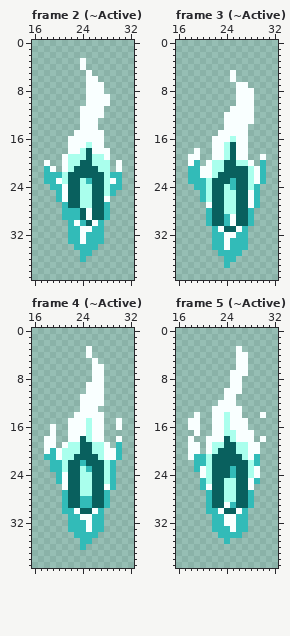
One commit to this pixel-art file: holoVersus/Cards/AsepriteFiles/PeacockFeather.aseprite. That is the earlier state.
50x50 pixels, 23 frames. Shown: frame 2 (~Active): x 16..32, y 0..39; frame 3 (~Active): x 16..32, y 0..39; frame 4 (~Active): x 16..32, y 0..39; frame 5 (~Active): x 16..32, y 0..39. The commit also changed other frames, which this record leaves out.
The same view after the edit:
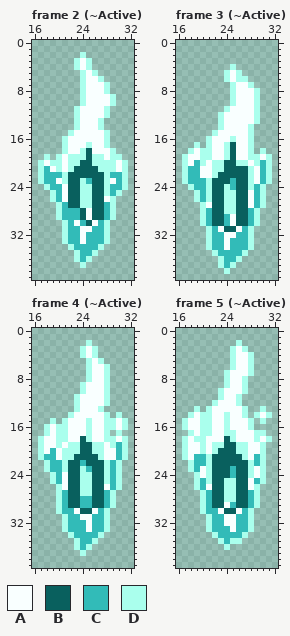
Palette (. is transparent): A #f9ffff  B #09605e  C #32bbb8  D #aaffed
Changes in this commit:
Changed rows in their new state; - is an unchanged pixel.
Frame 2 (~Active), layer "Sprite":
first column x 17:
 2 -------D-------
 3 ------D-D------
 4 ------D-D------
 5 -------D-D-----
 6 -------D--D----
 7 -------D---D---
 8 -------D---D---
 9 -------D----D--
10 -------D----D--
11 ------D----D---
12 ------D----D---
13 ------D---D----
14 ------D---D----
15 -----D-----D---
16 ----D------D---
17 ----D------D---
18 ----D-------D--
19 -D-D--------DD-
20 D-DD--------D-D
21 D--D--------D-D
22 D-------------D
23 D-------------D
24 -D------------D
25 --D----------D-
26 --D---------D--
27 ---D--------D--
28 ---D--------D--
29 ---D--------D--
30 ----D------D---
31 ----D------D---
32 ----D------D---
33 ----D------D---
34 -----D----D----
35 ------D--D-----
36 ------D-D------
37 -------D-------
Frame 3 (~Active), layer "Sprite":
first column x 17:
 4 --------D------
 5 -------D-D-----
 6 -------D-DD----
 7 --------D--D---
 8 --------D---D--
 9 --------D---D--
10 --------D---D--
11 -------D----D--
12 ------D-----D--
13 ------D-----D--
14 ------D----D---
15 -----D-----D---
16 ----D------D---
17 --D-D------D---
18 -D-DD------D-D-
19 D--DD------DD-D
20 D--D--------D-D
21 D-------------D
22 D-------------D
23 D-------------D
24 -D-----------D-
25 --D----------D-
26 --D----------D-
27 ---D---------D-
28 ---D--------D--
29 ---D--------D--
30 ---D--------D--
31 ----D------D---
32 ----D------D---
33 ----D------D---
34 ----D------D---
35 -----D----D----
36 ------D--D-----
37 ------D-D------
38 -------D-------
Frame 4 (~Active), layer "Sprite":
first column x 17:
 2 --------D------
 3 -------D-D-----
 4 -------D-D-----
 5 --------D-D----
 6 --------D--D---
 7 --------D--D---
 8 --------D--D---
 9 -------D---D---
10 -------D---D---
11 ------D----D---
12 ------D----D---
13 ------D---D----
14 -----D-----D-D-
15 --D-D------DD-D
16 -D-DD------DD-D
17 -D-DD------D-D-
18 D--DD------DD-D
19 D--D--------D-D
20 D-------------D
21 D-------------D
22 -D-----------D-
23 -D-----------D-
24 --D----------D-
25 --D----------D-
26 ---D---------D-
27 ---D--------D--
28 ---D--------D--
29 ---D--------D--
30 ---D-------D---
31 ----D------D---
32 ----D------D---
33 ----D------D---
34 -----D----D----
35 ------D--D-----
36 ------D-D------
37 -------D-------
Frame 5 (~Active), layer "Sprite":
first column x 17:
 2 ---------D-----
 3 --------D-D----
 4 --------D--D---
 5 --------D--D---
 6 --------D--D---
 7 -------D---D---
 8 -------D--D----
 9 -------D--D----
10 ------D---D----
11 ------D--D-----
12 -----D---D-----
13 --D-D-----D--D-
14 -D-DD-----D-D-D
15 D--DD------D-D-
16 D--DD------D---
17 -D-DD-------DD-
18 D-DD--------D-D
19 D--D---------D-
20 D--D---------D-
21 D------------D-
22 -D-----------D-
23 -D-----------D-
24 --D----------D-
25 --D----------D-
26 --D---------D--
27 ---D--------D--
28 ---D--------D--
29 ---D--------D--
30 ---D-------D---
31 ----D------D---
32 ----D------D---
33 ----D------D---
34 -----D----D----
35 ------D-DD-----
36 -------D-------
Pixel boxes of the changes (left, top, right, bottom) in both pictures:
added: (38, 52, 128, 268)
added: (182, 64, 272, 274)
added: (38, 340, 128, 556)
added: (182, 340, 272, 550)
